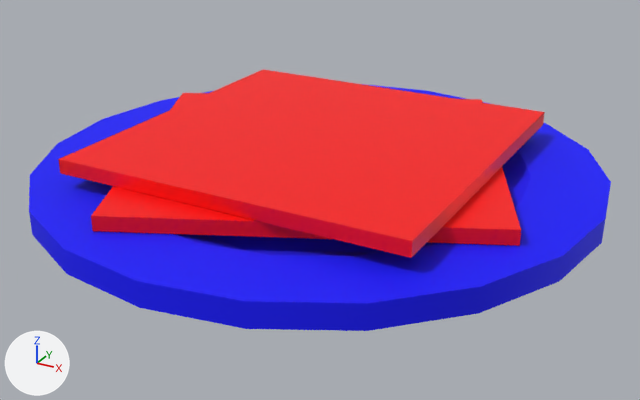
Before and after pictures for a commit that changed the FBX model Artistkram/Adi/Level 1/Nori Blätter/nori_low.fbx.
Camera for both pictures: a camera (50 mm lens) standing at (0.00342, -0.0062, 0.00294) and looking at (0.00007, -0.00012, -0.0001). Arrows for +X, +Y and +Z are at lower left; the lights stay in place. Where no turn or scale is listed for an object, it has been applied to the vertices.
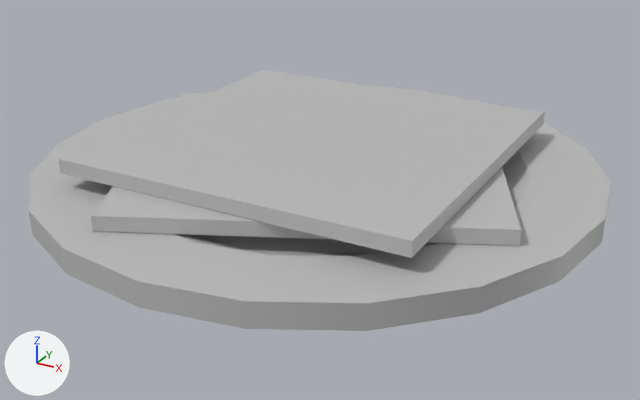
What differs and where, as boxes [x1, y1, x2, y2] in the pictures (640 x 400 px):
```json
{"part": 1, "of": "me_mesh", "change": "recoloured", "before": [58, 69, 545, 258], "after": [58, 69, 545, 258], "on screen": "red to grey"}
{"part": 2, "of": "me_mesh", "change": "recoloured", "before": [29, 84, 611, 331], "after": [29, 84, 611, 331], "on screen": "blue to grey"}
```

Scene script edits in JSON lines:
```json
{"op": "add", "block": "mat_lambert1", "code": ["mat_lambert1 = principled_material('lambert1')", "mat_lambert1.base_color = (0.5, 0.5, 0.5)  # grey #bcbcbc"]}
{"block": "me_mesh", "where": "me_mesh.from_pydata(...)  # 88 vertices, 100 faces; spans x -0.0024..0.0024, y -0.0024..0.0024, z 0.0..0.00045"}
{"block": "me_mesh", "where": "# used by ob_polysurface1; location = (0.0, 0.0, 0.0)"}
{"block": "me_mesh", "change": "me_mesh part 1: all 10 faces that had it switch from mat_nori (red #ff0000) to mat_lambert1 (grey #bcbcbc)"}
{"block": "me_mesh", "change": "me_mesh part 2: all 90 faces that had it switch from mat_teller (blue #0000ff) to mat_lambert1 (grey #bcbcbc)"}
```
